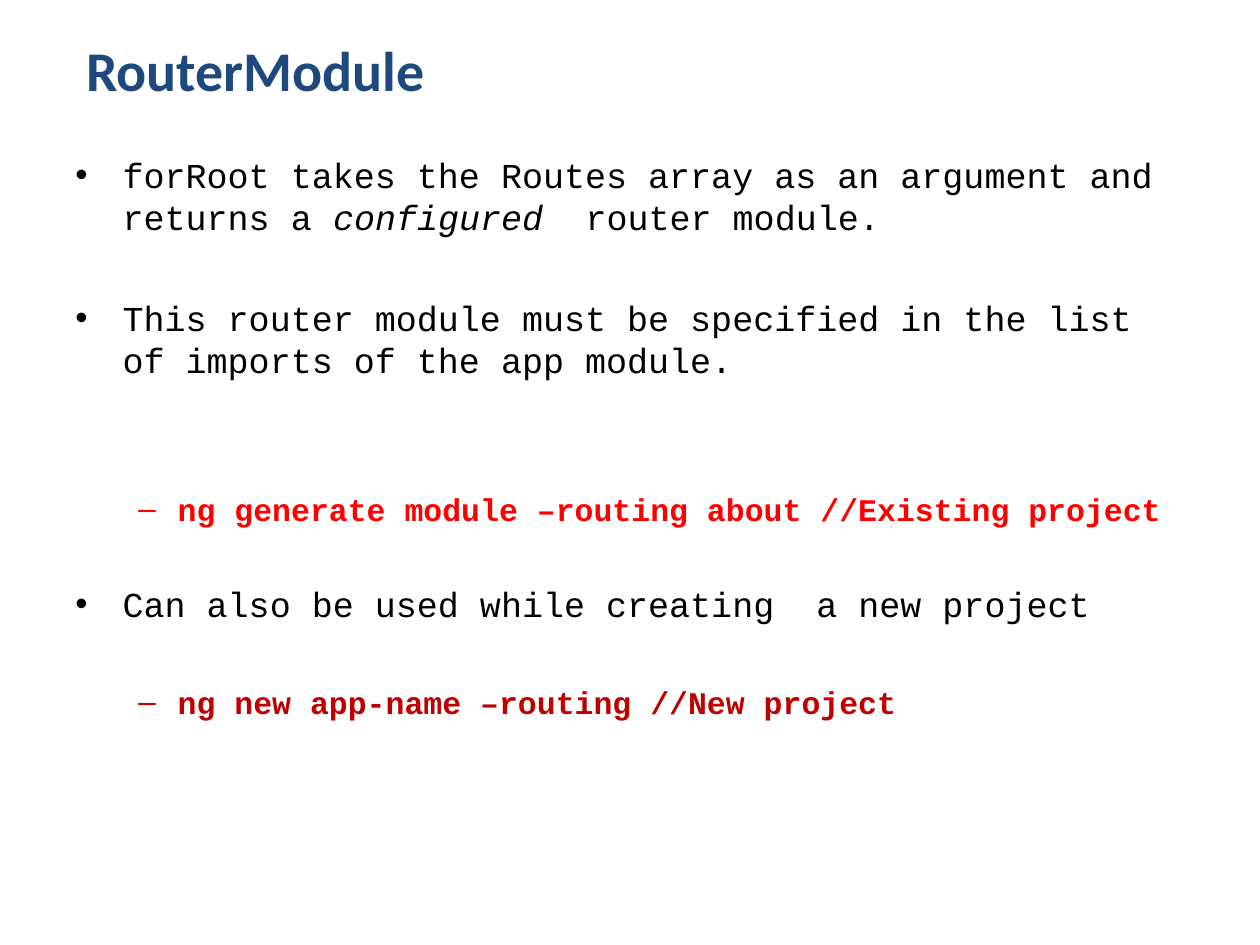
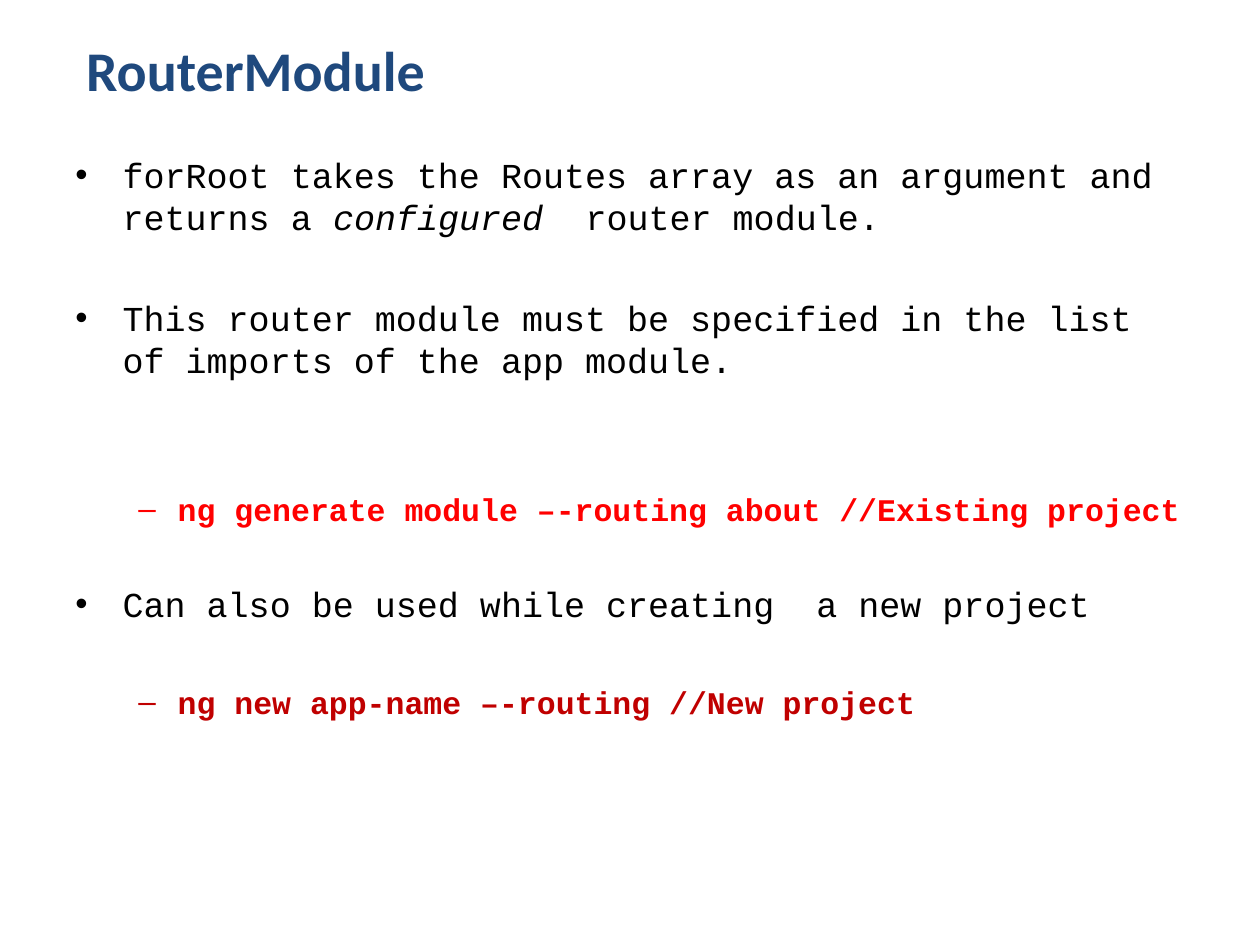
Before and after one commit to vishnumvn/AngularJS_Tut, a slide deck: slide 50 of Materials/Angular_Module02.ppt. Drawn at 1260x945 pixels with LibreOffice and Linux fonts; fonts in the diff are those of the drawing. Boxes give left, top, right and bottom in pixels: in the first picture for what was removed or moved away, otherwise in the second. Text is boxed around its words. In the diff, an @@ line names an element or a change of style, - is before the commit and + after.

```diff
--- a/Materials/Angular_Module02.ppt
+++ b/Materials/Angular_Module02.ppt
@@ text at [178, 498, 1179, 528]: text changed @@
-  – ng generate module –routing about //Existing project
+  – ng generate module –-routing about //Existing project
@@ text at [178, 691, 915, 721]: text changed @@
-  – ng new app-name –routing //New project
+  – ng new app-name –-routing //New project
```
Also in this commit, not shown: 3 other slides changed, 33 other files.
